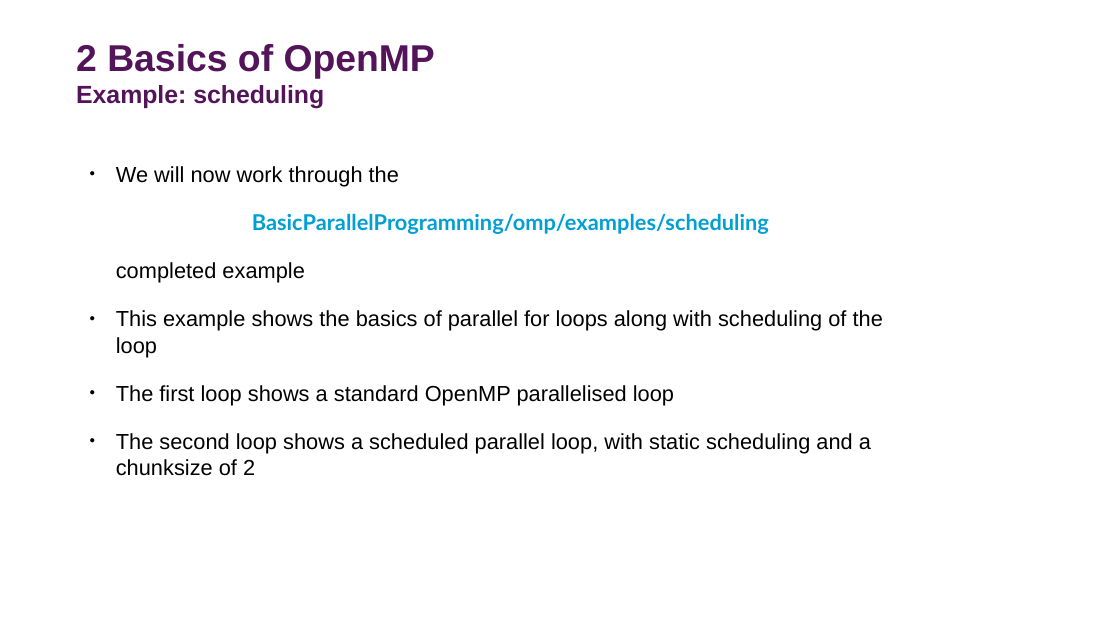
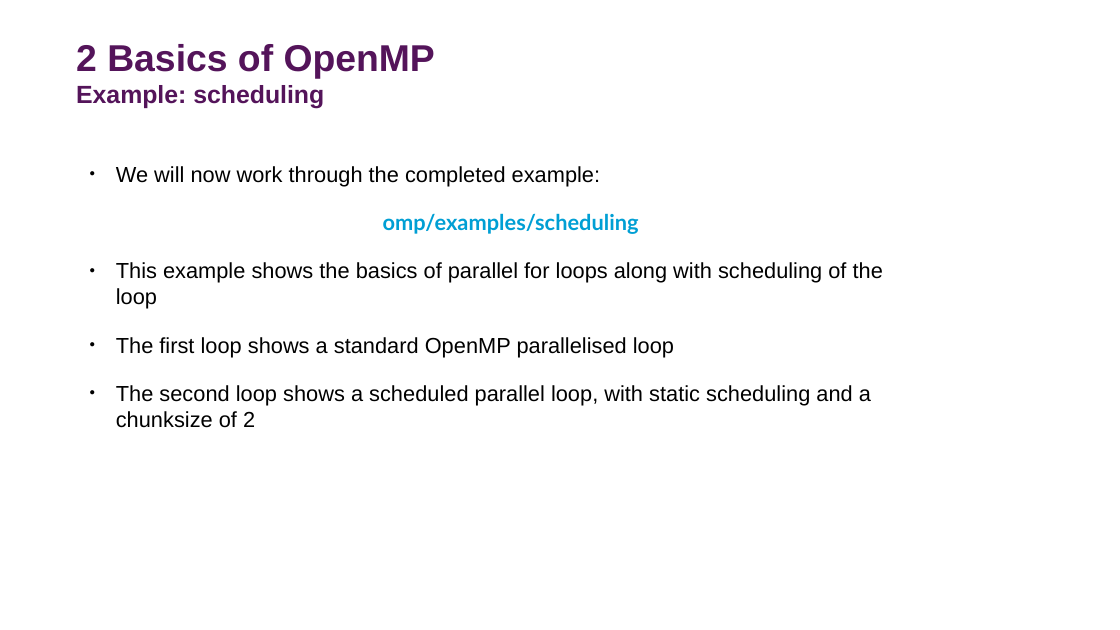
Before and after one commit to DurhamARC-Training/BasicParallelProgramming, a slide deck: slide 16 of OpenMPMPIShortCourse_Autumn2025.odp. Drawn at 1120x630 pixels with LibreOffice and Linux fonts; fonts in the diff are those of the drawing; background and template pictures are left out. Boxes give left, top, right and bottom in pixels: in the first picture for what was removed or moved away, otherwise in the second. Text is boxed around its words. In the diff, an @@ line names an element or a change of style, - is before the commit and + after.

Commit message:
Finalised instructor list; correct paths for OMP examples; add section 4.12 on MPI_Probe

```diff
--- a/OpenMPMPIShortCourse_Autumn2025.odp
+++ b/OpenMPMPIShortCourse_Autumn2025.odp
@@ text at (116, 166, 639, 234): text changed; font Lato to Arial; text colour #009FD4 to #000000; bold off @@
-● We will now work through the
-BasicParallelProgramming/omp/examples/scheduling
-completed example
+● We will now work through the completed example:
+omp/examples/scheduling
```
Also in this commit, not shown: 15 other slides changed, 2 slides added, 1 slide removed, 1 other file.
